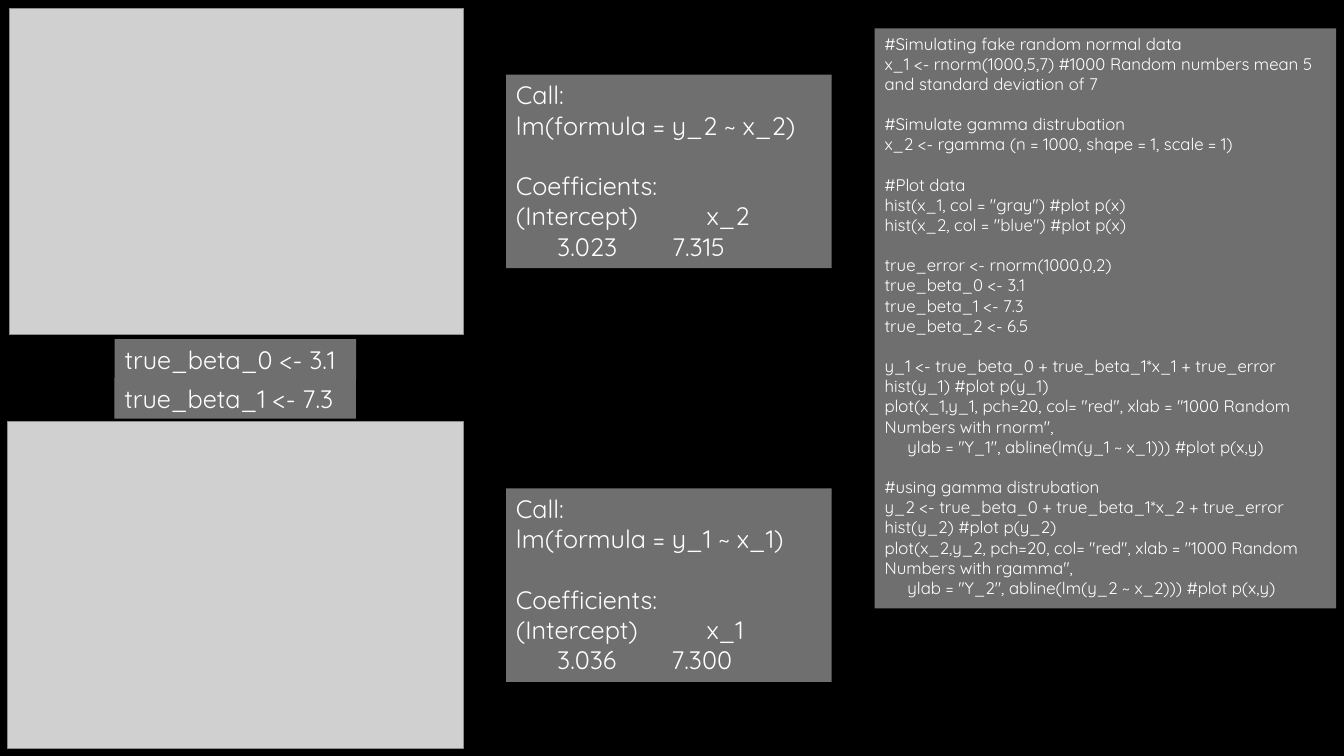
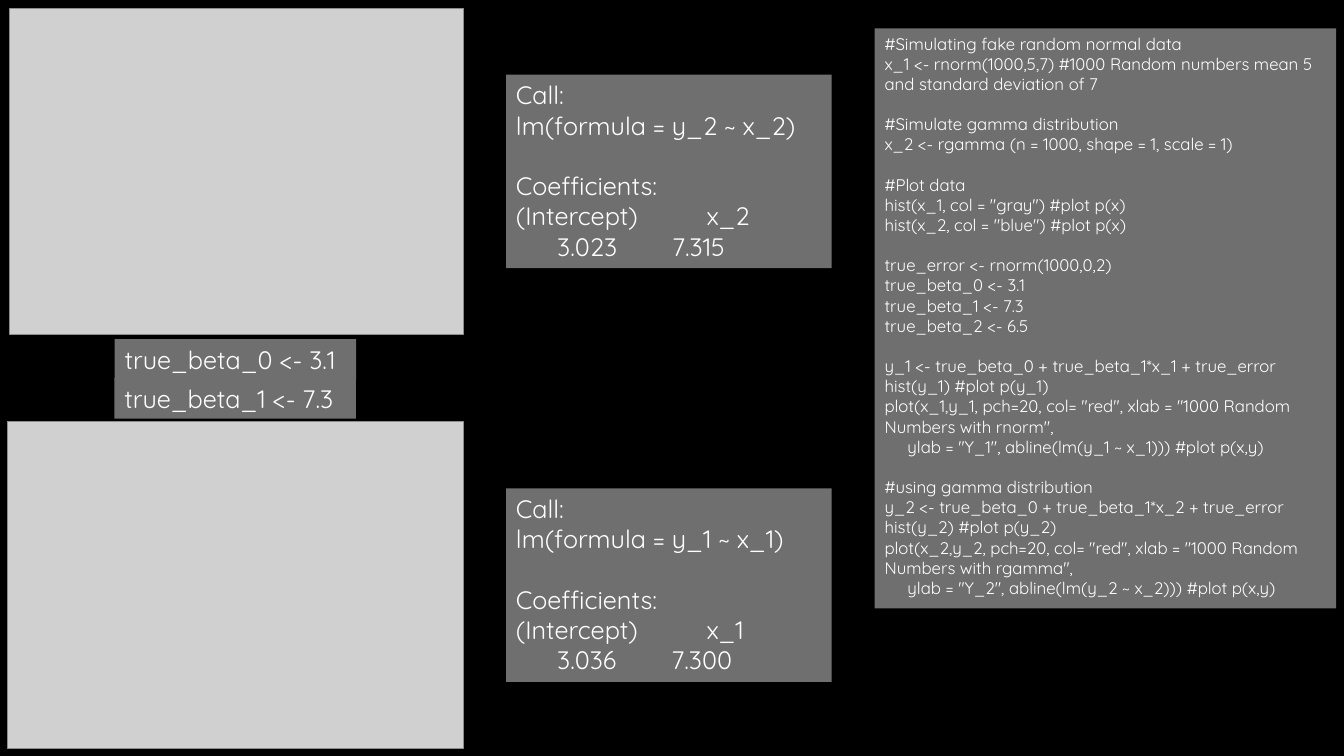
Before and after one commit to cmadding/MSDS6306, a slide deck: slide 2 of Unit 09/LiveClassWork.pptx. Drawn at 1344x756 pixels with LibreOffice and Linux fonts; fonts in the diff are those of the drawing; grey boxes stand for pictures; background and template pictures are left out. Boxes give left, top, right and bottom in pixels: in the first picture for what was removed or moved away, otherwise in the second. Text is boxed around its words. In the diff, an @@ line names an element or a change of style, - is before the commit and + after.

```diff
--- a/Unit 09/LiveClassWork.pptx
+++ b/Unit 09/LiveClassWork.pptx
@@ text in rectangle at bbox=[885, 118, 1119, 134]: text changed @@
-#Simulate gamma distrubation
+#Simulate gamma distribution
@@ text in rectangle at bbox=[885, 481, 1093, 497]: text changed @@
-#using gamma distrubation
+#using gamma distribution
```
Also in this commit, not shown: 3 other files.
